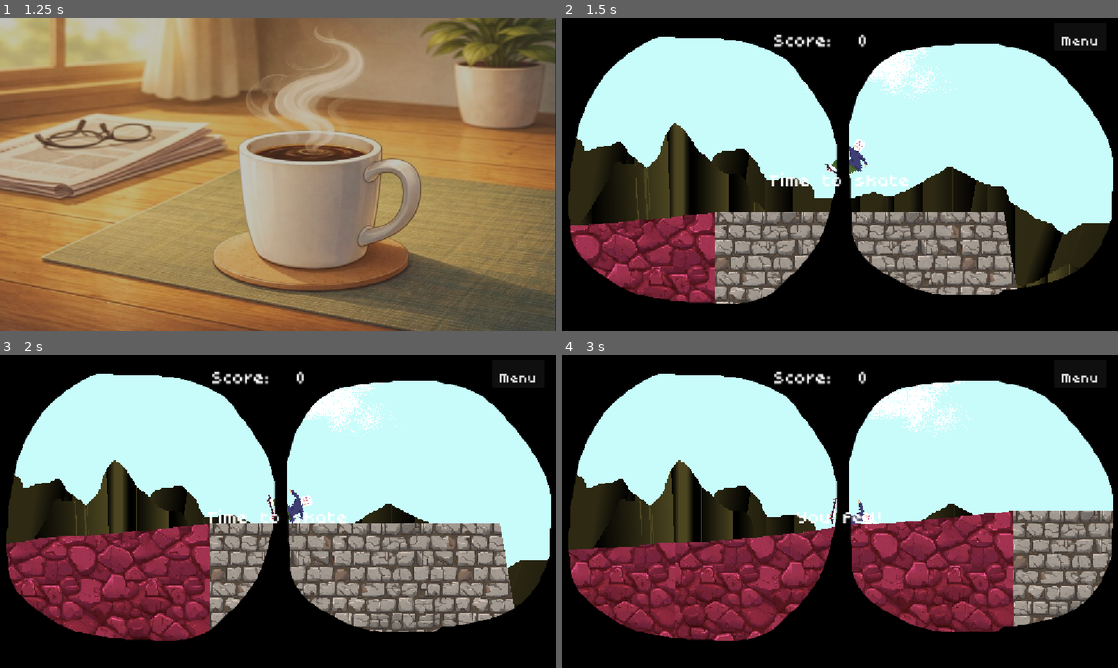
Above: before the commit, frames 1-4 (two rows, left to right).
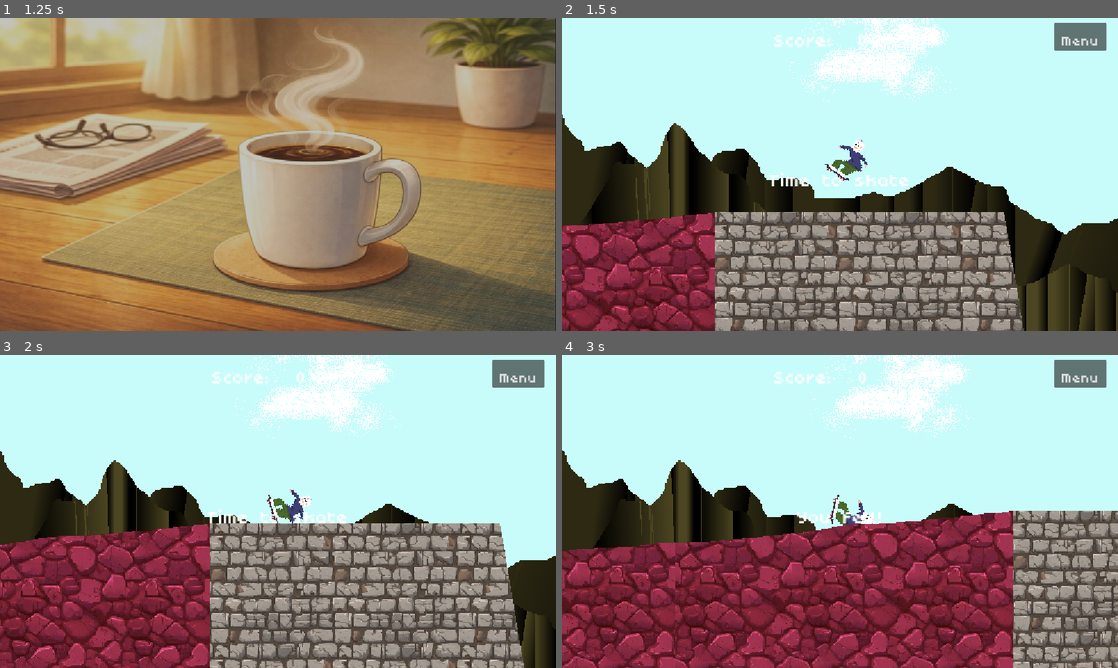
Above: after the commit, the same moments.

Repository: Nikug/fgj-2026
Game: Godot game, scene res://vilperi/MaskSelect.tscn
The game is run twice, just before and just after one commit, with the same random seed, the same clock (stepped at 60 frames per second) and the same inputs. Sound files missing from this copy of the repository are replaced by a short silence.
Inputs (mouse positions are in pixels of both pictures, inside the frame that each line leads up to):
- Up to frame 1 (1.25 s): click "Begin your day" at 0.5 s
- Up to frame 2 (1.5 s): tap Enter (ui_accept) at 1.25 s; move the mouse to (962, 158) at 1.27 s; hold Right (right) from 1.28 s (still down); click (962, 158) at 1.35 s
- Up to frame 3 (2 s): keep holding Right (right); tap Space (jump) at 1.52, 1.82 s; tap R (r) at 1.55 s
- Up to frame 4 (3 s): move the mouse to (728, 527) at 2.02 s; tap R (r) at 2.1 s; tap Space (jump) at 2.27, 2.57 s; tap Enter (ui_accept) at 2.3, 2.85 s; move the mouse to (895, 442) at 2.77 s; release Right (right) at 2.78 s; hold A (left) from 2.78 s (still down)

Frame 1 is identical in both runs. In frame 2, 34% of the frame differs, in the area x 0-100%, y 0-100%; in frame 3, 34%; in frame 4, 34%.

Commit message:
link mask animations to player animations

Diff:
--- a/skeittipeli/aleksi/ukkeli.gd
+++ b/skeittipeli/aleksi/ukkeli.gd
@@ -17,6 +17,9 @@
 @onready var animated_sprite: Sprite2D = $Sprite2D
 @onready var player_collider: CollisionShape2D = $Area2D/CollisionShape2D
 @onready var animated_sprite_2: AnimatedSprite2D = $Area2D/skater
+@onready var plague_mask_sprite: AnimatedSprite2D = $Area2D/plague_mask
+@onready var hockey_mask_sprite: AnimatedSprite2D = $Area2D/hockey_mask
+
 
 # Get the gravity from the project settings to be synced with RigidBody nodes.
 var gravity = ProjectSettings.get_setting("physics/2d/default_gravity")
@@ -31,7 +34,7 @@
 
 
 func _ready():
-  animated_sprite_2.play("skate")
+  play_skate_animation()
   animated_sprite_2.animation_finished.connect(_on_animation_finished)
 
 var current_movement_speed: float = 0.0
@@ -97,7 +100,7 @@
   if Input.is_action_just_pressed("jump"):
     if collided:
           velocity += get_last_slide_collision().get_normal().rotated(deg_to_rad(-90)) * 200
-          animated_sprite_2.play("jump")
+          play_jump_animation()
         # Normal jump from floor
         #jump()
     else:
@@ -114,10 +117,10 @@
 func jump():
   velocity.y = jump_velocity
   animation_locked = true
-  animated_sprite_2.play("jump")
+  play_jump_animation()
 
 func double_jump():
-  animated_sprite_2.play("fall")
+  play_fall_animation()
 
   velocity.y = double_jump_velocity
   animation_locked = true
@@ -125,13 +128,28 @@
 
 func land():
   animation_locked = true
-  animated_sprite_2.play("skate")
+  play_skate_animation()
 
 func _on_animation_finished():
   if animated_sprite_2.animation == "fall":
-    animated_sprite_2.play("skate")
+    play_skate_animation()
 
 
 func _on_area_2d_player_fell():
   isDead = true
   fell.emit()
+
+func play_skate_animation():
+    animated_sprite_2.play("skate")
+    plague_mask_sprite.play("skate")
+    hockey_mask_sprite.play("skate")
+
+func play_fall_animation():
+    animated_sprite_2.play("fall")
+    plague_mask_sprite.play("fall")
+    hockey_mask_sprite.play("fall")
+
+func play_jump_animation():
+    animated_sprite_2.play("jump")
+    plague_mask_sprite.play("jump")
+    hockey_mask_sprite.play("jump")
--- a/skeittipeli/main2.tscn
+++ b/skeittipeli/main2.tscn
@@ -46,6 +46,7 @@
 position = Vector2(-1000, 0)
 
 [node name="Node2D" type="CanvasLayer" parent="." unique_id=840934202]
+visible = false
 
 [node name="TextureRect" type="TextureRect" parent="Node2D" unique_id=1513830537]
 anchors_preset = 15
Not shown: 1 places in skeittipeli/main2.tscn that only renumber resources
